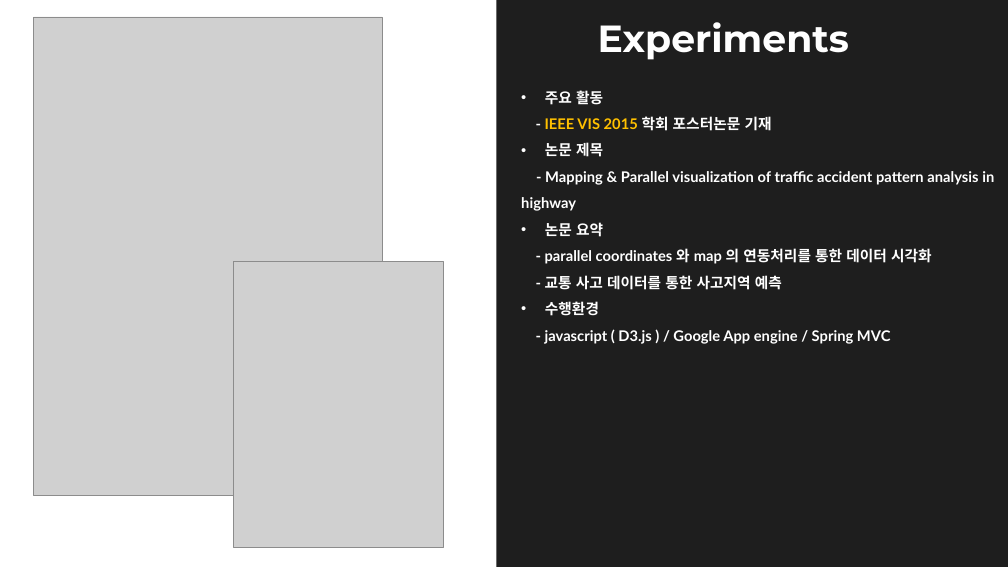
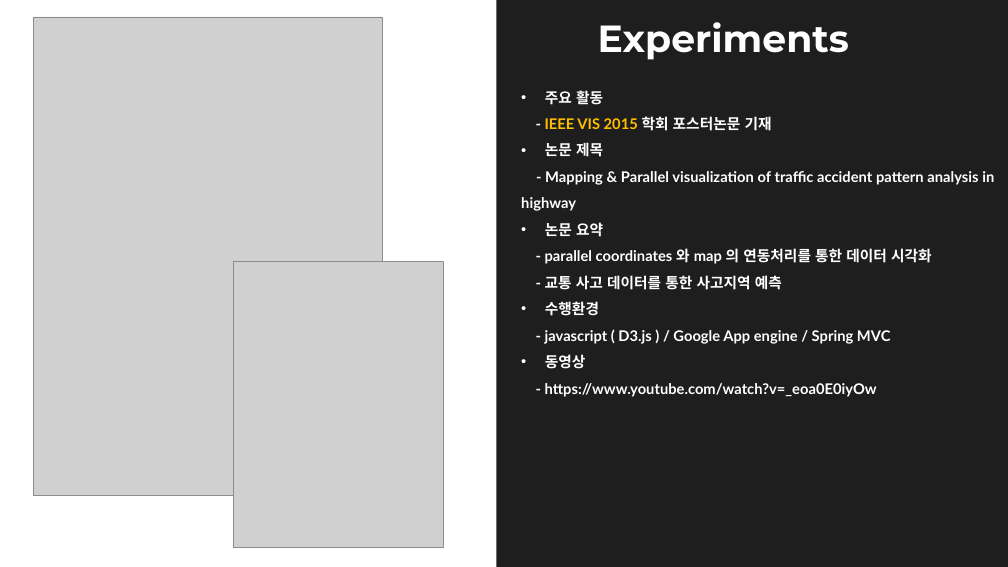
Before and after one commit to okayhan89/poto, a slide deck: slide 3 of 2020_02_12_버전.pptx. Drawn at 1008x567 pixels with LibreOffice and Linux fonts; fonts in the diff are those of the drawing; grey boxes stand for pictures. Boxes give left, top, right and bottom in pixels: in the first picture for what was removed or moved away, otherwise in the second. Text is boxed around its words. In the diff, an @@ line names an element or a change of style, - is before the commit and + after.

Commit message:
abc

```diff
--- a/2020_02_12_버전.pptx
+++ b/2020_02_12_버전.pptx
@@ text at [545, 354, 877, 397]: paragraphs added @@
+• 동영상
+- https://www.youtube.com/watch?v=_eoa0E0iyOw
```
